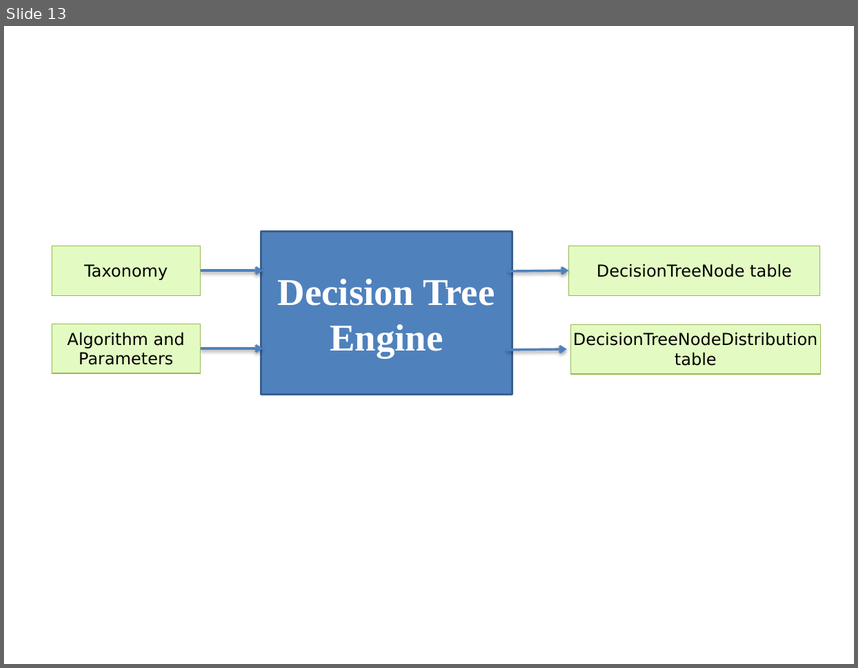
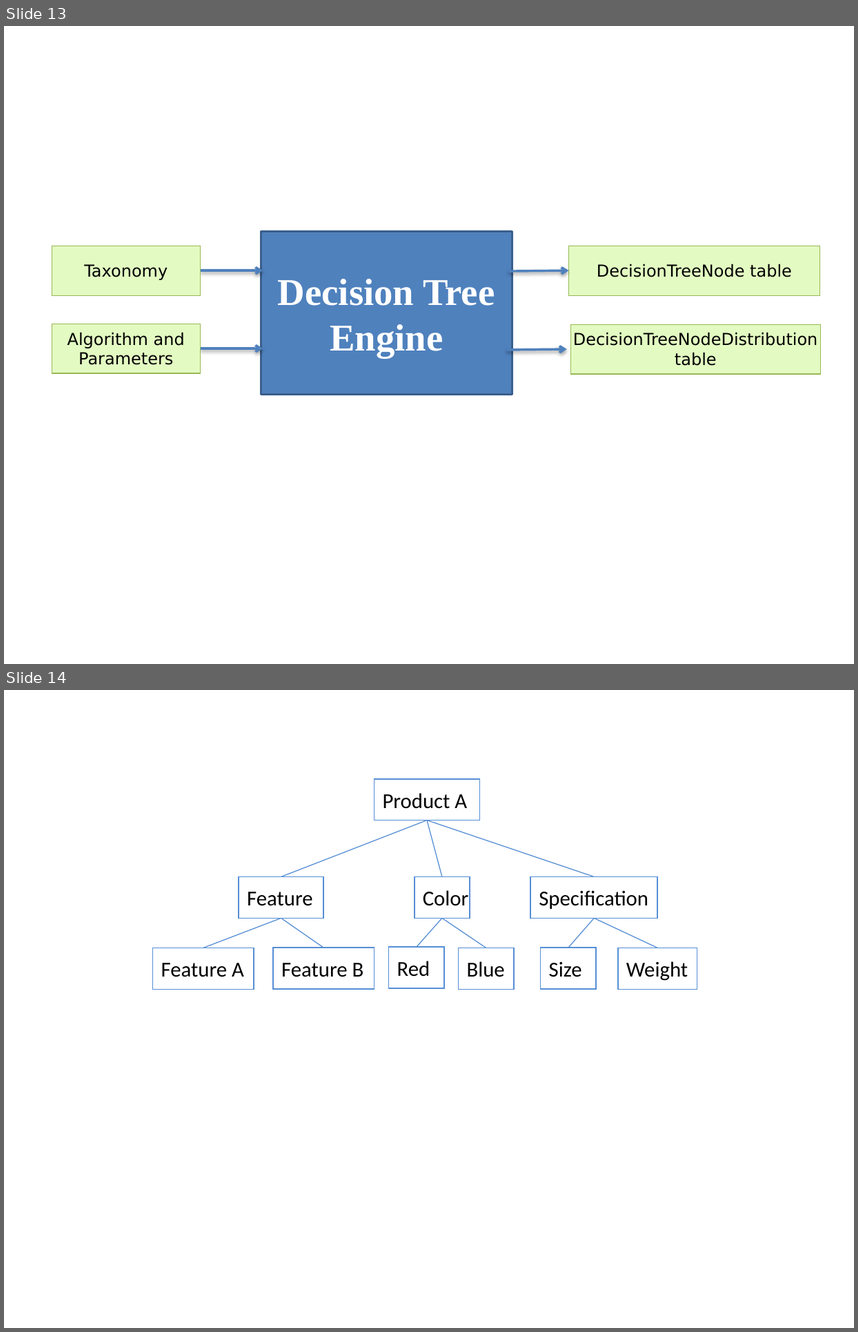
Before and after one commit to khanhduy94/jobzoom, a slide deck: Documents/Thesis Report Picture.pptx. Shown one above the other, each under a label of ours: slide 13 before the commit, slides 13 and 14 after it. The pictures are 858x668 and 858x1332 pixels, drawn with LibreOffice and Linux fonts; fonts in the diff are those of the drawing. Boxes give left, top, right and bottom in pixels: in the first picture for what was removed or moved away, otherwise in the second. Text is boxed around its words. In the diff, an @@ line names an element or a change of style, - is before the commit and + after.

```diff
--- a/Documents/Thesis Report Picture.pptx
+++ b/Documents/Thesis Report Picture.pptx
@@ slide 14 added at <box>4,690,854,1328</box>, background #FFFFFF @@
@@ group added at <box>153,778,697,989</box>: 10 rectangles, 9 lines @@
+Product A
+Feature
+Color
+Specification
+Weight
+Size
+Feature A
+Feature B
+Red
+Blue
```
Also in this commit, not shown: 1 slide removed, 1 other file.
